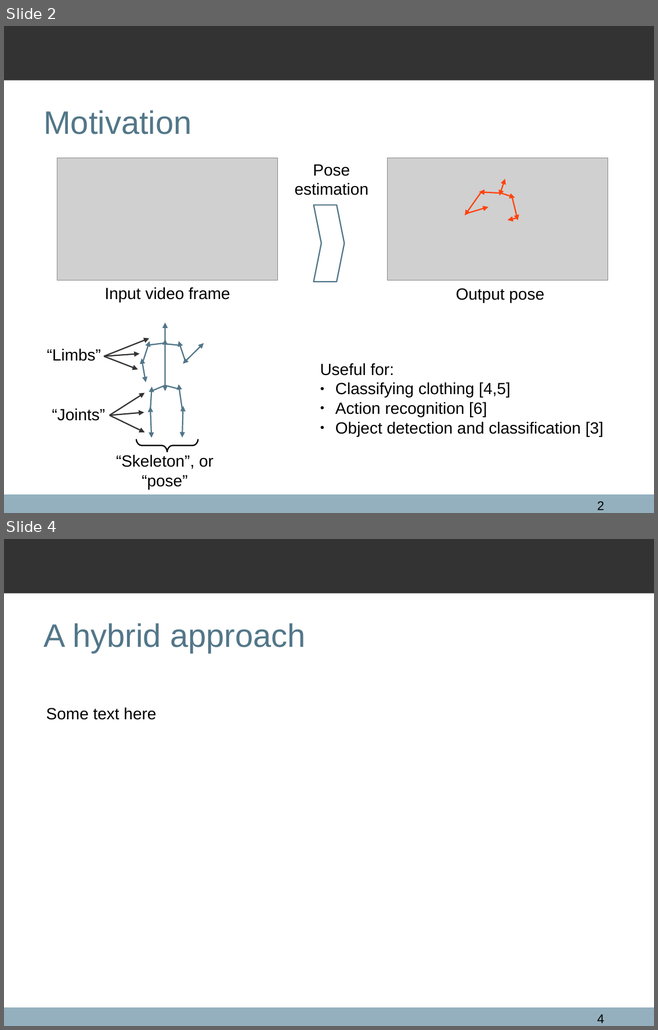
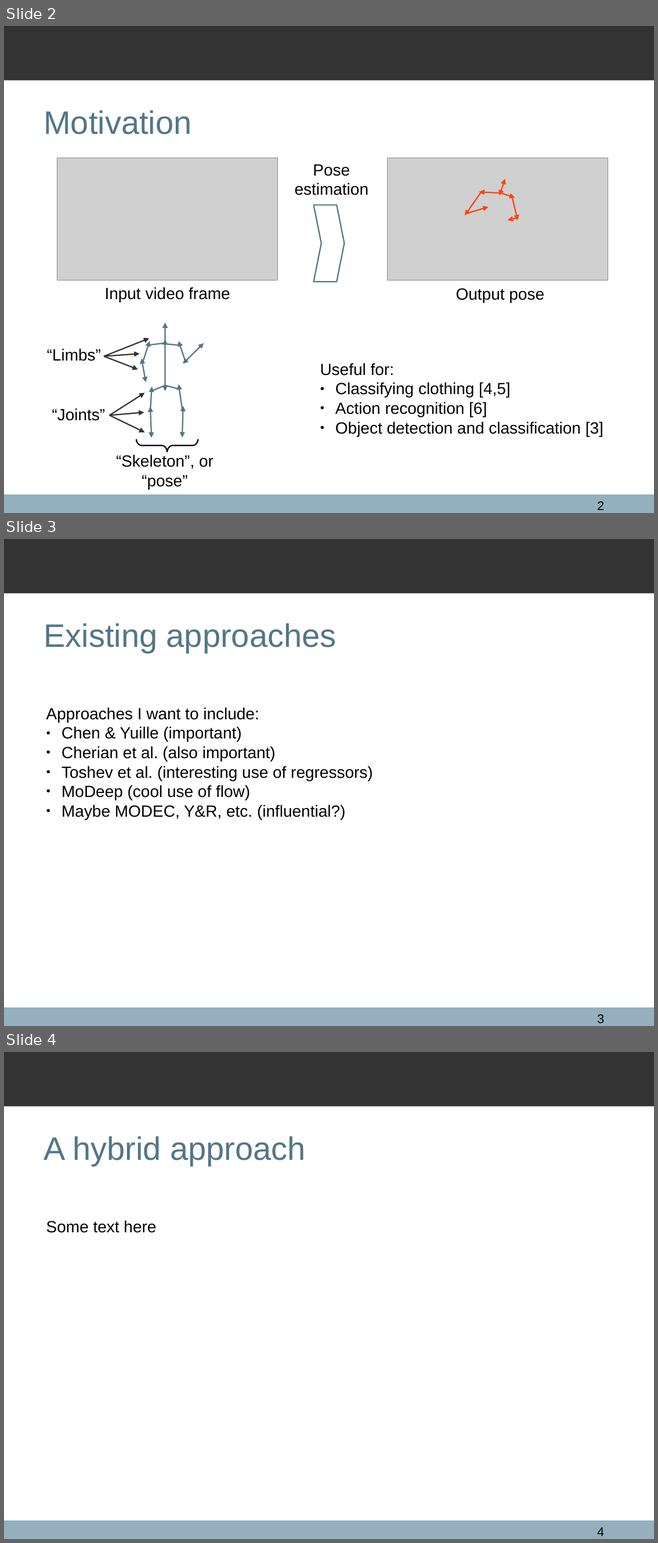
Before and after one commit to qxcv/comp2560, a slide deck: presentation/presentation.odp. Shown one above the other, each under a label of ours: slides 2 and 4 before the commit, slides 2, 3 and 4 after it; the slides between them are not shown. The pictures are 658x1030 and 658x1543 pixels, drawn with LibreOffice and Linux fonts; fonts in the diff are those of the drawing; grey boxes stand for pictures; background and template pictures are left out. Boxes give left, top, right and bottom in pixels: in the first picture for what was removed or moved away, otherwise in the second. Text is boxed around its words. In the diff, an @@ line names an element or a change of style, - is before the commit and + after.

```diff
--- a/presentation/presentation.odp
+++ b/presentation/presentation.odp
@@ slide 3 added at (4,539,654,1026), background #FFFFFF; not listed: 2 template elements that a slide beside it also shows @@
@@ title added at (43,623,336,652), 36 pt, text #527688 @@
+Existing approaches
@@ text added at (46,707,372,820), 18 pt, text #000000 @@
+Approaches I want to include:
+● Chen & Yuille (important)
+● Cherian et al. (also important)
+● Toshev et al. (interesting use of regressors)
+● MoDeep (cool use of flow)
+● Maybe MODEC, Y&R, etc. (influential?)
@@ page number added at (597,1015,604,1023), 14 pt, text #000000 @@
+3
```
Also in this commit, not shown: 1 slide changed, 1 other slide added, 2 slides removed.
